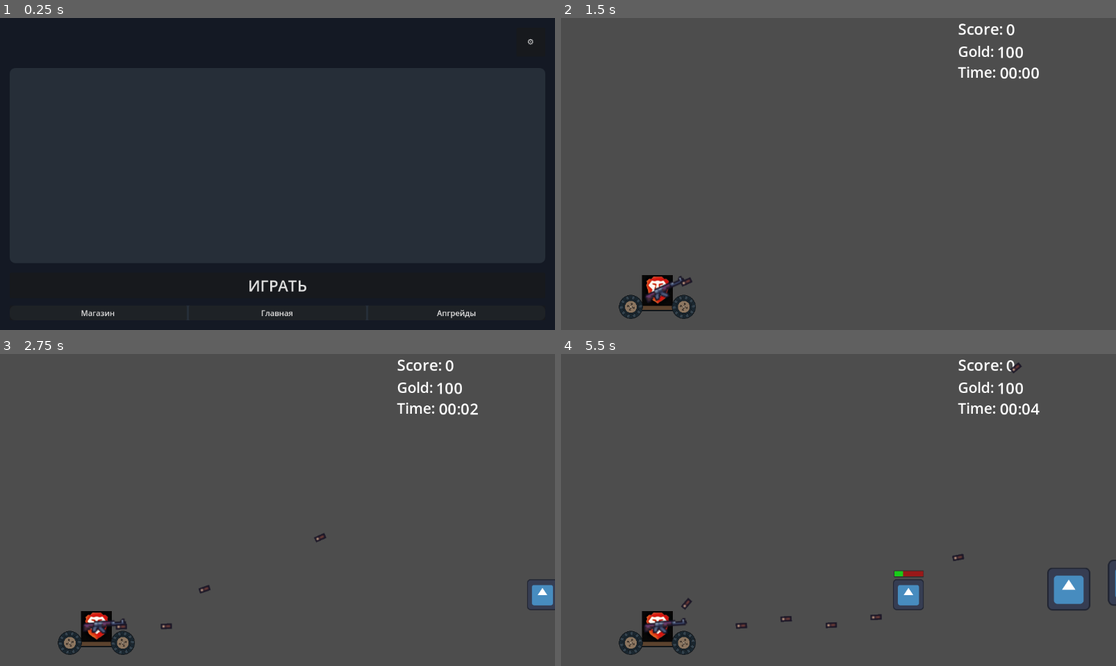
Above: before the commit, frames 1-4 (two rows, left to right).
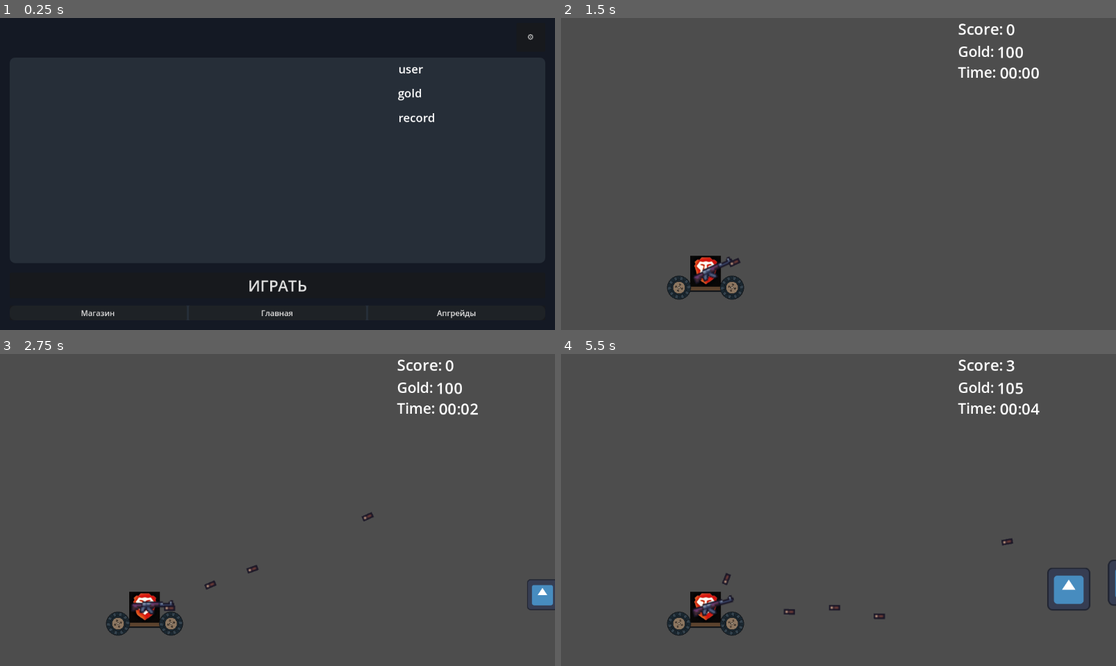
Above: after the commit, the same moments.

Repository: TDS-PIKI-Project/TDS
Game: Godot game, scene res://scenes/ui/menu/MainMenu.tscn
Same seed, same stepped clock (60 frames per second), same inputs: the game is played once before the commit and once after it. This scene is started directly instead of the project's main scene. The engine's default icon, where the game draws it, is replaced by a stand-in: a white triangle on a blue panel in a dark square.
Inputs (mouse positions are in pixels of both pictures, inside the frame that each line leads up to):
- Up to frame 1 (0.25 s): no input
- Up to frame 2 (1.5 s): click "ИГРАТЬ" at 0.5 s; move the mouse to (960, 158) at 1.27 s; click (960, 158) at 1.35 s
- Up to frame 3 (2.75 s): move the mouse to (166, 525) at 2.02 s; click (166, 525) at 2.1 s
- Up to frame 4 (5.5 s): move the mouse to (894, 441) at 2.77 s; click (894, 441) at 2.85 s; move the mouse to (810, 572) at 3.52 s; click (810, 572) at 3.6 s; move the mouse to (1005, 556) at 4.27 s; click (1005, 556) at 4.35 s; move the mouse to (672, 463) at 5.02 s; click (672, 463) at 5.1 s

The runs differ from the first frame. In frame 1, 0.2% of the frame differs, in the area x 71-97%, y 5-34%; in frame 2, 2.2%; in frame 3, 2.4%; in frame 4, 3.0%, in the area x 10-84%, y 2-97%.

Commit message:
Upgrate system is fully completed. Max nums of towers is reduced to 3.

Diff:
--- a/scenes/player/player.gd
+++ b/scenes/player/player.gd
@@ -1,7 +1,7 @@
 class_name Player extends CharacterBody2D
 
-@export var max_health: float = 10
-var cur_health: float = 10
+@export var max_health: float = 100
+var cur_health: float = 100
 var _is_dead: bool = false
 
 @onready var sprite       = $Sprite2D
@@ -44,9 +44,9 @@
 	if _is_dead or not GameManager.is_game_active:
 		return
 
+	cur_health -= amount
 	$HealthBar.set_health_percent(cur_health / max_health * 100)
 	$HealthBar.visible = true
-	cur_health -= amount
 	print("[Player] получает урон: %d | HP: %d / %d" % [amount, cur_health, max_health])
 
 	if cur_health <= 0:
--- a/scenes/ui/menu/MainMenu.gd
+++ b/scenes/ui/menu/MainMenu.gd
@@ -11,10 +11,16 @@
 @onready var game_container = %GameContainer
 @onready var bottom_nav = $MainLayout/ContentArea/ContentVBox/ActionArea/BottomNav
 
+@onready var username_label = $UsernameLabel
+@onready var gold_label = $GoldLabel
+@onready var high_score_label = $HighScoreLabel
+
 const BASE_URL = "http://127.0.0.1:8000"
 @onready var profile_http_request: HTTPRequest = HTTPRequest.new()
 
 func _ready():
+	add_to_group("main_menu")
+
 	$MainLayout/ContentArea/ContentVBox/ActionArea/BottomNav/ButtonsHBox/ShopBtn.pressed.connect(_show_page.bind("shop"))
 	$MainLayout/ContentArea/ContentVBox/ActionArea/BottomNav/ButtonsHBox/HomeBtn.pressed.connect(_show_page.bind("main"))
 	$MainLayout/ContentArea/ContentVBox/ActionArea/BottomNav/ButtonsHBox/UpgradesBtn.pressed.connect(_show_page.bind("upgrade"))
@@ -52,11 +58,9 @@
 			GameManager.floors[0] = response.get("floor_1")
 			GameManager.floors[1] = response.get("floor_2")
 			GameManager.floors[2] = response.get("floor_3")
-			GameManager.floors[3] = response.get("floor_4")
-			GameManager.floors[4] = response.get("floor_5")
 
 			_load_tower_into_ui()
-
+			_update_profile_ui()
 			_show_page("main")
 
 			# $TopBar/GoldLabel.text = str(GameManager.gold)
@@ -64,7 +68,9 @@
 		print("Ошибка загрузки профиля с сервера: ", response_code)
 
 func _load_tower_into_ui():
-	await get_tree().process_frame
+	if game_container.has_node("TowerAnchor"):
+		game_container.get_node("TowerAnchor").queue_free()
+		await get_tree().process_frame
 
 	var tower_anchor = Node2D.new()
 	tower_anchor.name = "TowerAnchor"
@@ -73,7 +79,7 @@
 	var tower_manager = TowerManager.new()
 	add_child(tower_manager)
 
-	tower_manager.build_tower(tower_anchor, 300, 350)
+	tower_manager.build_tower(tower_anchor, 300, 400)
 
 func _show_page(page_name: String):
 	shop_page.hide()
@@ -100,3 +106,39 @@
 func _on_logout():
 	GameManager.reset_session()
 	get_tree().change_scene_to_file(Globals.AUTH_PATH)
+
+func _on_buy_floor_pressed():
+	var next_floor_index = -1
+	for i in range(GameManager.floors.size()):
+		if GameManager.floors[i] == null:
+			next_floor_index = i
+			break
+
+	if next_floor_index == -1 or GameManager.gold < Globals.TOWER_BUY_COST:
+		return
+
+	GameManager.gold -= Globals.TOWER_BUY_COST
+	GameManager.floors[next_floor_index] = 0
+
+	_update_profile_ui()
+	GameManager.save_progress_to_server()
+	await _load_tower_into_ui()
+
+func _on_upgrade_pressed(floor_index: int, cost: int):
+	if GameManager.gold < cost:
+		return
+
+	GameManager.gold -= cost
+	GameManager.floors[floor_index] += 1
+
+	_update_profile_ui()
+	GameManager.save_progress_to_server()
+	await _load_tower_into_ui()
+
+func _update_profile_ui():
+	if is_instance_valid(username_label):
+		username_label.text = "Игрок: " + str(GameManager.username)
+	if is_instance_valid(gold_label):
+		gold_label.text = "Золото: " + str(GameManager.gold)
+	if is_instance_valid(high_score_label):
+		high_score_label.text = "Рекорд: " + str(GameManager.score)
--- a/scenes/ui/menu/MainMenu.tscn
+++ b/scenes/ui/menu/MainMenu.tscn
@@ -36,9 +36,9 @@
 grow_vertical = 2
 
 [node name="TopBar" type="MarginContainer" parent="MainLayout"]
-custom_minimum_size = Vector2(0, 80)
-layout_mode = 2
-theme_override_constants/margin_top = 20
+custom_minimum_size = Vector2(0, 40)
+layout_mode = 2
+theme_override_constants/margin_top = 10
 theme_override_constants/margin_right = 20
 
 [node name="SettingsBtn" type="Button" parent="MainLayout/TopBar"]
@@ -79,6 +79,7 @@
 anchors_preset = 15
 anchor_right = 1.0
 anchor_bottom = 1.0
+offset_top = -12.0
 grow_horizontal = 2
 grow_vertical = 2
 theme_override_styles/panel = SubResource("StyleBoxFlat_panel")
@@ -193,3 +194,30 @@
 [node name="CloseSettingsBtn" type="Button" parent="OverlayLayer/SettingsOverlay/SettingsMenu/VBox"]
 layout_mode = 2
 text = "Закрыть"
+
+[node name="UsernameLabel" type="Label" parent="."]
+layout_mode = 0
+offset_left = 827.0
+offset_top = 89.0
+offset_right = 1065.0
+offset_bottom = 129.0
+theme_override_font_sizes/font_size = 24
+text = "user"
+
+[node name="GoldLabel" type="Label" parent="."]
+layout_mode = 0
+offset_left = 826.0
+offset_top = 139.0
+offset_right = 1064.0
+offset_bottom = 179.0
+theme_override_font_sizes/font_size = 24
+text = "gold"
+
+[node name="HighScoreLabel" type="Label" parent="."]
+layout_mode = 0
+offset_left = 827.0
+offset_top = 190.0
+offset_right = 1065.0
+offset_bottom = 230.0
+theme_override_font_sizes/font_size = 24
+text = "record"
--- a/scripts/autoloads/game_manager.gd
+++ b/scripts/autoloads/game_manager.gd
@@ -17,7 +17,7 @@
 var score: int = 0
 var is_game_active: bool = false
 
-var floors: Array = [null, null, null, null, null]
+var floors: Array = [null, null, null]
 
 @onready var save_http_client: HTTPRequest = HTTPRequest.new()
 
@@ -45,8 +45,6 @@
 		"floor_1": floors[0],
 		"floor_2": floors[1],
 		"floor_3": floors[2],
-		"floor_4": floors[3],
-		"floor_5": floors[4]
 	}
 
 	var body = JSON.stringify(save_data)
@@ -72,4 +70,4 @@
 	username = ""
 	gold = 100
 	score = 0
-	floors = [null, null, null, null, null]
+	floors = [null, null, null]
--- a/scripts/autoloads/globals.gd
+++ b/scripts/autoloads/globals.gd
@@ -13,7 +13,7 @@
 const MAIN_MENU_PATH = "res://scenes/ui/menu/MainMenu.tscn"
 const LEADERBOARD_PATH = "res://scenes/ui/board/LeaderboardScene.tscn"
 
-const MAX_NUM_OF_SECTIONS = 5
+const MAX_NUM_OF_SECTIONS = 3
 
 enum HandWeapons {
 	PISTOL,
@@ -183,3 +183,15 @@
 # --- FUNCTIONS ---
 func change_level(level_path: String) -> void:
 	get_tree().change_scene_to_file(level_path)
+
+func int_to_section_type(level: int) -> SectionLevel:
+	if level == 0:
+		return SectionLevel.ONE
+	if level == 1:
+		return SectionLevel.TWO
+	if level == 2:
+		return SectionLevel.THREE
+	if level == 3:
+		return SectionLevel.FOUR
+	assert(false, "int_to_section_type function: error in level... %d" % level)
+	return SectionLevel.ONE
--- a/scripts/tower_manager.gd
+++ b/scripts/tower_manager.gd
@@ -11,7 +11,7 @@
 	GameManager.game_started.connect(_on_game_started)
 	add_to_group("tower_manager")
 
-func build_tower(parent_node: Node2D, start_x: float = 200, start_y: float = 600) -> void:
+func build_tower(parent_node: Node2D, start_x: float = 200, start_y: float = 560) -> void:
 	tower_root = parent_node
 	start_x_c = start_x
 
@@ -27,12 +27,31 @@
 		if GameManager.floors[i] == null:
 			break
 		var section = section_scene.instantiate()
-		section.set_section_type(Globals.SectionLevel.ONE)
+		section.set_section_type(GameManager.floors[i])
 		var y_pos = last_section.position.y - last_section.get_height()
 		section.position = Vector2(start_x, y_pos)
 		section.destroyed.connect(handle_section_destroyed)
 
 		parent_node.add_child(section)
+
+		var current_level = GameManager.floors[i]
+		var upgrade_btn = Button.new()
+		upgrade_btn.custom_minimum_size = Vector2(90, 35)
+		upgrade_btn.pivot_offset = upgrade_btn.custom_minimum_size / 2
+
+		if current_level >= 3:
+			upgrade_btn.text = "Макс.\nуровень"
+			upgrade_btn.disabled = true
+		else:
+			var cost = Globals.TOWER_UPGRADE_COSTS[current_level]
+			upgrade_btn.text = "Улучшить\n%d" % cost
+			upgrade_btn.pressed.connect(func():
+				var main_menu = get_tree().get_first_node_in_group("main_menu")
+				if main_menu: main_menu._on_upgrade_pressed(i, cost)
+			)
+		upgrade_btn.position = Vector2(100, -(upgrade_btn.custom_minimum_size.y / 2))
+		section.add_child(upgrade_btn)
+		upgrade_btn.add_to_group("tower_button")
 
 		var joint = PinJoint2D.new()
 		joint.position = Vector2(start_x, (last_section.position.y + section.position.y) / 2)
@@ -56,6 +75,11 @@
 			section.start_wheels(speed)
 
 func _on_game_started() -> void:
+	var shop_buttons = get_tree().get_nodes_in_group("tower_button")
+	for btn in shop_buttons:
+		if is_instance_valid(btn):
+			btn.queue_free()
+
 	start_moving(tower_speed)
 
 func _on_game_ended() -> void:
@@ -76,6 +100,30 @@
 						player.get_node("Sprite2D").scale.y
 
 	player.position = Vector2(0, -(section_height / 2) - (player_height / 2))
+
+	var create_button_del: bool = true
+	for i in range(Globals.MAX_NUM_OF_SECTIONS):
+		if GameManager.floors[i] == null:
+			create_button_del = false
+			break
+
+	if create_button_del:
+		return
+
+	var buy_btn = Button.new()
+	buy_btn.text = "Купить этаж\n%d" % Globals.TOWER_BUY_COST
+	buy_btn.custom_minimum_size = Vector2(100, 40)
+
+	buy_btn.pivot_offset = buy_btn.custom_minimum_size / 2
+	buy_btn.position = player.position - Vector2(200, buy_btn.custom_minimum_size.y / 2)
+
+	buy_btn.pressed.connect(func():
+		var main_menu = get_tree().get_first_node_in_group("main_menu")
+		if main_menu: main_menu._on_buy_floor_pressed()
+	)
+
+	top_section.add_child(buy_btn)
+	buy_btn.add_to_group("tower_button")
 
 func handle_section_destroyed(destroyed_section: TowerSection) -> void:
 	var destroyed_index = sections.find(destroyed_section)
@@ -127,8 +175,9 @@
 	return null
 
 func _physics_process(_delta: float) -> void:
-	for section in sections:
-		if is_instance_valid(section):
-			section.global_position.x = start_x_c
-			if section is RigidBody2D:
-				section.linear_velocity.x = 0.0
+	pass
+	#for section in sections:
+		#if is_instance_valid(section):
+			#section.global_position.x = start_x_c
+			#if section is RigidBody2D:
+				#section.linear_velocity.x = 0.0
